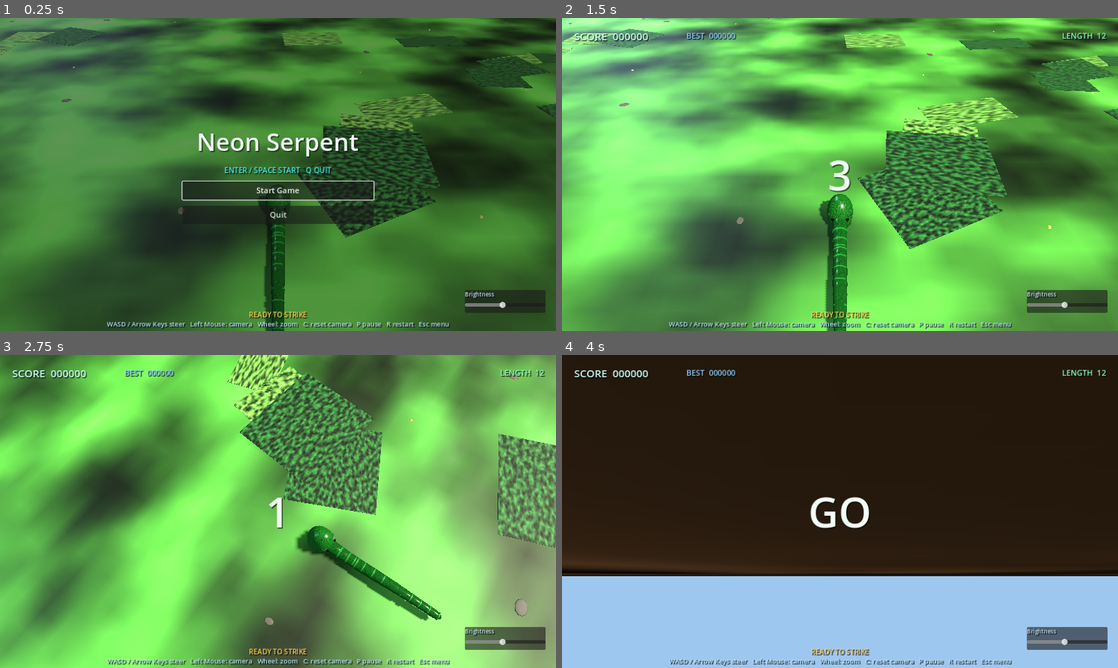
Above: before the commit, frames 1-4 (two rows, left to right).
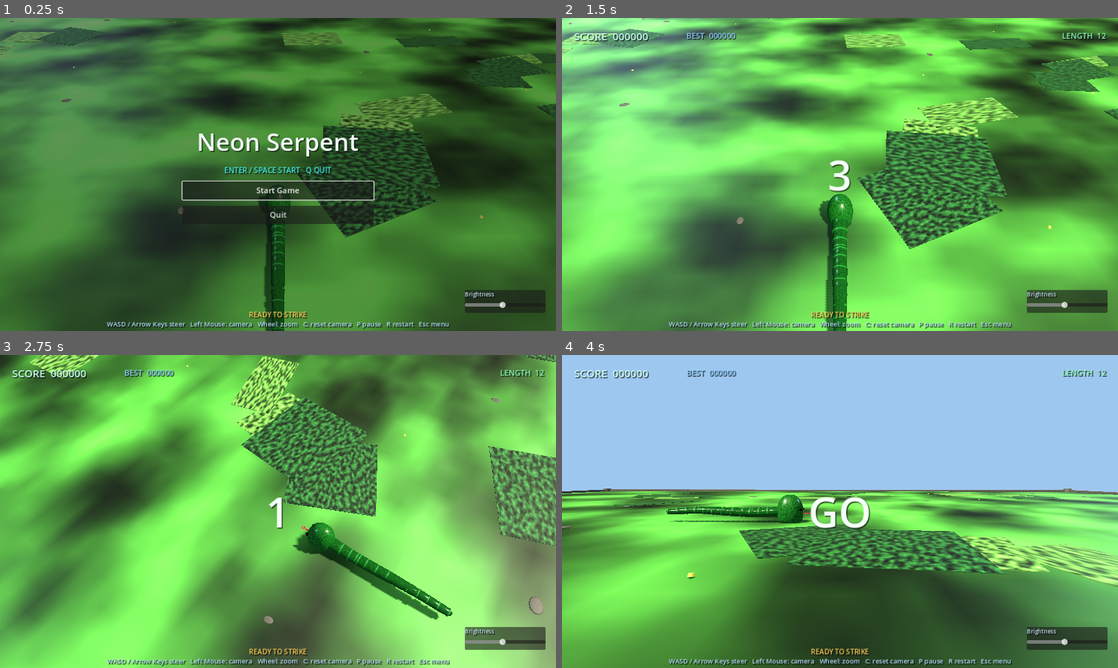
Above: after the commit, the same moments.

Repository: Ken8675309/snake_2026
Game: Godot game, scene res://scenes/Main.tscn
Two runs of this game, one before a commit and one after it. Both use one fixed random seed, a clock stepped at 60 frames per second and the inputs below.
Inputs (mouse positions are in pixels of both pictures, inside the frame that each line leads up to):
- Up to frame 1 (0.25 s): no input
- Up to frame 2 (1.5 s): click "Start Game" at 0.5 s; tap Enter (menu_accept) at 1.25 s; move the mouse to (962, 158) at 1.27 s; hold D (move_right) from 1.28 s (still down); hold C from 1.28 s (still down); click (962, 158) at 1.42 s
- Up to frame 3 (2.75 s): release D (move_right) at 2 s; release C at 2 s; tap R (restart) at 2 s; drag from (166, 527) to (250, 574) at 2.02 s
- Up to frame 4 (4 s): move the mouse to (895, 442) at 2.77 s; hold D (move_right) 2.78-3.5 s; hold C 2.78-3.5 s; click (895, 442) at 2.92 s; tap Enter (menu_accept) at 3.5 s; drag from (812, 574) to (673, 464) at 3.52 s

The runs differ from the first frame. In frame 1, less than 0.1% of the frame differs, in the area x 48-52%, y 58-62%; in frame 2, less than 0.1%; in frame 3, 29%; in frame 4, 99%, in the area x 0-100%, y 0-100%.

Commit message:
Improve camera zoom range and clamp tilt above ground

Diff:
--- a/scripts/camera_controller.gd
+++ b/scripts/camera_controller.gd
@@ -10,11 +10,12 @@
 @export var shake_decay: float = 7.5
 @export var target_lag: float = 5.0
 @export var mouse_sensitivity: float = 0.005
-@export var wheel_zoom_step: float = 0.5
-@export var min_zoom_distance: float = 5.0
-@export var max_zoom_distance: float = 30.0
-@export var min_pitch: float = -1.2
-@export var max_pitch: float = 0.2
+@export var wheel_zoom_step: float = 1.0
+@export var min_zoom_distance: float = 3.0
+@export var max_zoom_distance: float = 60.0
+@export var min_pitch: float = -1.0
+@export var max_pitch: float = -0.1
+@export var min_camera_height: float = 1.0
 
 var target: Node3D
 var dragging: bool = false
@@ -85,6 +86,10 @@
 		sin(_shake_seed * 2.9)
 	) * _shake_strength
 	_camera.position = Vector3(0.0, 0.0, distance) + shake
+	if _camera.global_position.y < min_camera_height:
+		var camera_position := _camera.global_position
+		camera_position.y = min_camera_height
+		_camera.global_position = camera_position
 	_camera.fov = lerpf(_camera.fov, base_fov + minf(_target_speed * 0.08, zoom_speed_influence), clampf(4.0 * delta, 0.0, 1.0))
 
 
--- a/scripts/snake_controller.gd
+++ b/scripts/snake_controller.gd
@@ -6,6 +6,9 @@
 @export var move_speed: float = 7.5
 @export var boosted_speed: float = 11.0
 @export var turn_responsiveness: float = 14.0
+@export var rotation_speed: float = 2.5
+@export var forward_speed_multiplier: float = 1.12
+@export var brake_speed_multiplier: float = 0.62
 @export var segment_spacing: float = 0.62
 @export var initial_segments: int = 12
 @export var segment_radius: float = 0.76
@@ -24,10 +27,9 @@
 var speed_multiplier: float = 1.0
 var magnet_enabled: bool = false
 var shield_enabled: bool = false
-
-var _target_direction: Vector3 = Vector3.FORWARD
+var velocity: Vector3 = Vector3.ZERO
+
 var _visual_direction: Vector3 = Vector3.FORWARD
-var _last_cardinal_direction: Vector3 = Vector3.FORWARD
 var _distance_travelled: float = 0.0
 var _path_points: Array[Vector3] = []
 var _segments: Array[Node3D] = []
@@ -58,11 +60,12 @@
 	if not is_alive or is_paused:
 		return
 
-	_read_movement_input()
-	var effective_speed := move_speed * speed_multiplier
+	_update_turn_input(delta)
+	_visual_direction = _get_facing_direction()
+	var effective_speed := _get_forward_speed()
 	var old_position := _head_root.global_position
-	_visual_direction = _smooth_visual_direction(delta)
-	var new_position := old_position + _visual_direction * effective_speed * delta
+	velocity = _visual_direction * effective_speed
+	var new_position := old_position + velocity * delta
 	new_position.y = body_height
 	_head_root.global_position = new_position
 	_distance_travelled += old_position.distance_to(new_position)
@@ -79,13 +82,13 @@
 	speed_multiplier = 1.0
 	magnet_enabled = false
 	shield_enabled = false
-	_target_direction = Vector3.FORWARD
+	velocity = Vector3.ZERO
 	_visual_direction = Vector3.FORWARD
-	_last_cardinal_direction = Vector3.FORWARD
 	_distance_travelled = 0.0
 
 	start_position.y = body_height
 	_head_root.global_position = start_position
+	_set_facing_direction(Vector3.FORWARD)
 	_path_points.clear()
 	for i in range(initial_segments * 3):
 		_path_points.append(start_position - Vector3.FORWARD * float(i) * segment_spacing * 0.5)
@@ -134,11 +137,9 @@
 	_head_root.global_position = p
 
 	if absf(p.x) > arena_half_extent - 0.8:
-		_target_direction = Vector3.LEFT if p.x > 0.0 else Vector3.RIGHT
+		_set_facing_direction(Vector3.LEFT if p.x > 0.0 else Vector3.RIGHT)
 	elif absf(p.z) > arena_half_extent - 0.8:
-		_target_direction = Vector3.FORWARD if p.z > 0.0 else Vector3.BACK
-	_visual_direction = _target_direction
-	_last_cardinal_direction = _target_direction
+		_set_facing_direction(Vector3.FORWARD if p.z > 0.0 else Vector3.BACK)
 	_record_path_point(p)
 
 
@@ -182,39 +183,38 @@
 	return absf(p.x) > arena_half_extent + margin or absf(p.z) > arena_half_extent + margin
 
 
-func _read_movement_input() -> void:
-	var requested := Vector3.ZERO
+func _update_turn_input(delta: float) -> void:
+	var turn_input := 0.0
+	if Input.is_action_pressed("move_left"):
+		turn_input += 1.0
+	if Input.is_action_pressed("move_right"):
+		turn_input -= 1.0
+
+	if turn_input == 0.0:
+		return
+	_head_root.rotate_y(turn_input * rotation_speed * delta)
+	_visual_direction = _get_facing_direction()
+	direction_changed.emit(_visual_direction)
+
+
+func _get_forward_speed() -> float:
+	var speed := move_speed * speed_multiplier
 	if Input.is_action_pressed("move_up"):
-		requested = Vector3.FORWARD
-	elif Input.is_action_pressed("move_down"):
-		requested = Vector3.BACK
-	elif Input.is_action_pressed("move_left"):
-		requested = Vector3.LEFT
-	elif Input.is_action_pressed("move_right"):
-		requested = Vector3.RIGHT
-
-	if requested == Vector3.ZERO:
-		return
-	if requested.dot(_last_cardinal_direction) < -0.4:
-		return
-	_target_direction = requested.normalized()
-	_last_cardinal_direction = requested.normalized()
-	direction_changed.emit(_target_direction)
-
-
-func _smooth_visual_direction(delta: float) -> Vector3:
-	var current := _safe_direction(_visual_direction)
-	var target := _safe_direction(_target_direction)
-	var blend := clampf(turn_responsiveness * delta, 0.0, 1.0)
-	var signed_angle := current.signed_angle_to(target, Vector3.UP.normalized())
-	if absf(signed_angle) < 0.0001:
-		return target
-
-	var axis := Vector3.UP.normalized()
-	if axis.length_squared() < 0.0001:
-		axis = Vector3.UP
-	var rotated_direction := current.rotated(axis, signed_angle * blend)
-	return _safe_direction(rotated_direction)
+		speed *= forward_speed_multiplier
+	if Input.is_action_pressed("move_down"):
+		speed *= brake_speed_multiplier
+	return speed
+
+
+func _get_facing_direction() -> Vector3:
+	return _safe_direction(-_head_root.global_transform.basis.z)
+
+
+func _set_facing_direction(direction: Vector3) -> void:
+	_visual_direction = _safe_direction(direction)
+	var look_target := _head_root.global_position + _visual_direction
+	look_target.y = _head_root.global_position.y
+	_head_root.look_at(look_target, Vector3.UP.normalized())
 
 
 func _safe_direction(direction: Vector3) -> Vector3:
@@ -286,7 +286,7 @@
 func _update_head_visual() -> void:
 	var look_target := _head_root.global_position + _visual_direction
 	look_target.y = _head_root.global_position.y
-	_head_root.look_at(look_target, Vector3.UP.normalized(), true)
+	_head_root.look_at(look_target, Vector3.UP.normalized())
 	var pulse := 1.0 + sin(_distance_travelled * 3.8) * 0.025
 	var head_radius := segment_radius * 1.2 * pulse
 	_head_mesh.scale = Vector3(
